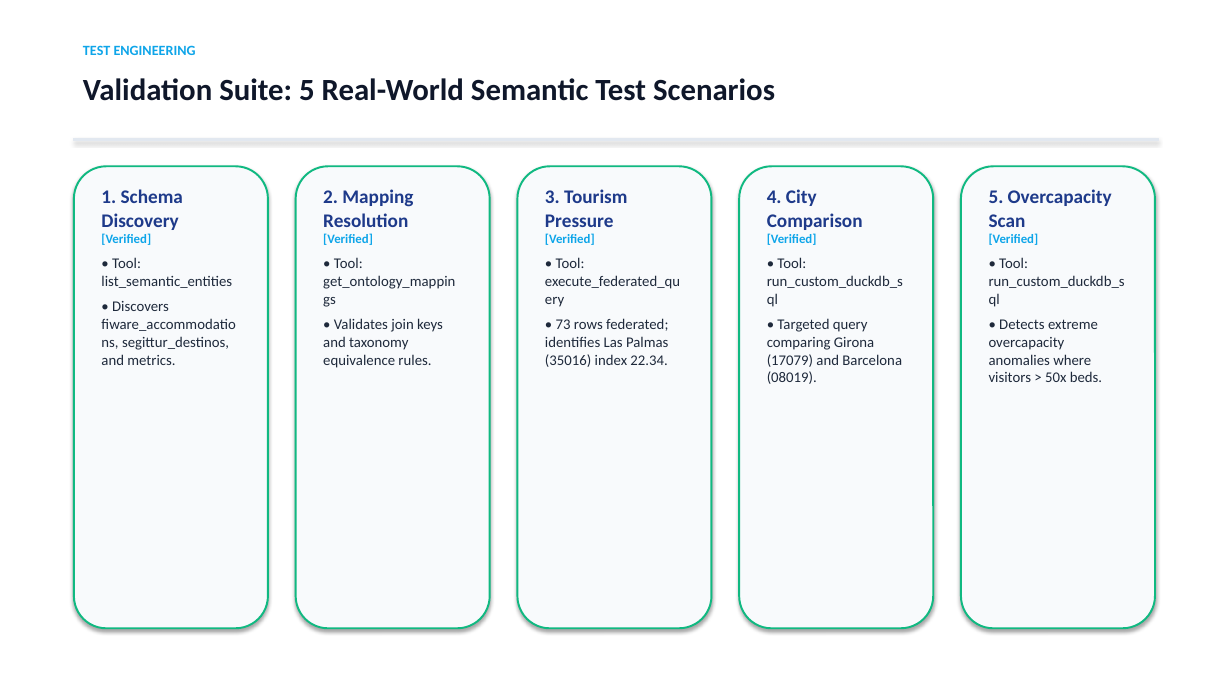
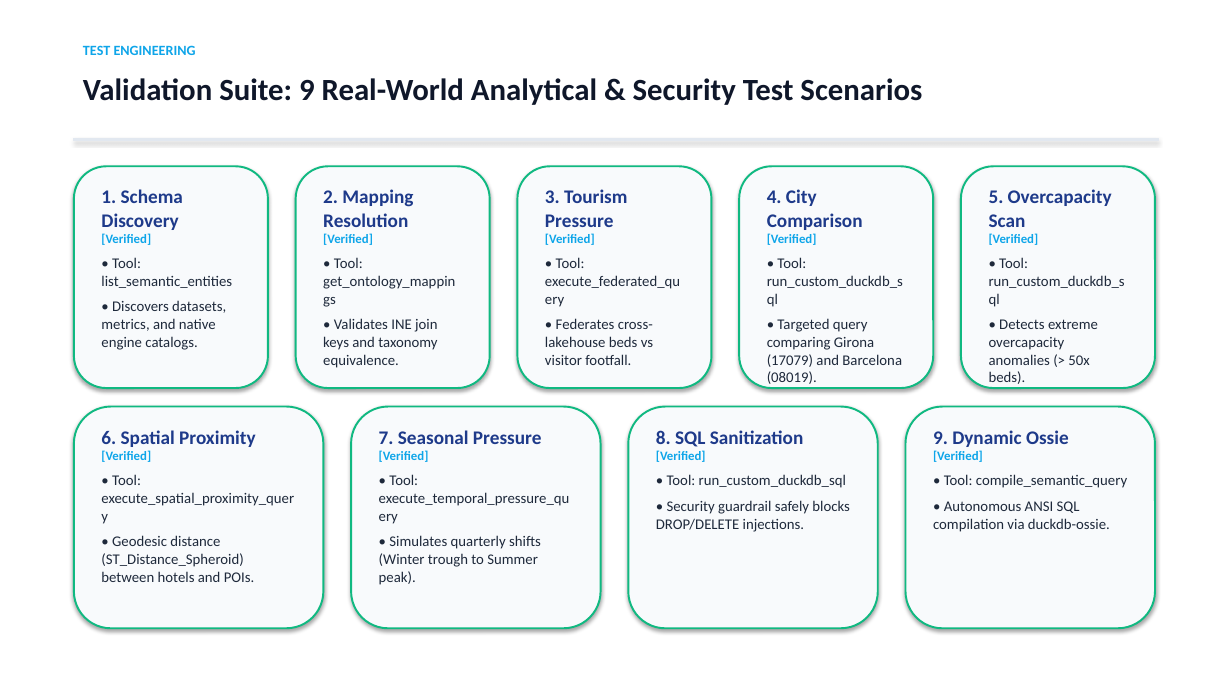
Before and after one commit to EunomiaUPM/DeploytourOnto, a slide deck: slide 12 of DEPLOYTOUR_PoC_Architecture_and_Testing.pptx. Drawn at 1232x693 pixels with LibreOffice and Linux fonts; fonts in the diff are those of the drawing. Boxes give left, top, right and bottom in pixels: in the first picture for what was removed or moved away, otherwise in the second. Text is boxed around its words. In the diff, an @@ line names an element or a change of style, - is before the commit and + after.

Commit message:
feat: implement Phase 1-3 enhancements, expand MCP tools, test suite, and update docs and presentation
- Phase 1: Real LLM tool calling (OpenAI-compatible / Ollama / vLLM) with deterministic fallback and SQL mutation guardrails
- Phase 2: Native Apache Ossie community extension (duckdb-ossie) integration, dynamic query compilation, and modernized semantic model format
- Phase 3: Spatial geodesic proximity (ST_Distance_Spheroid) and seasonal temporal tourism pressure dynamics
- Expanded MCP Server from 4 to 8 tools and Gemma Agent test suite from 5 to 9 scenarios
- Updated README.md, WORKFLOW.md, TESTING.md, DUCKDB_OSSIE_TEST.md, and generated DEPLOYTOUR_PoC_Architecture_and_Testing.pptx

```diff
--- a/DEPLOYTOUR_PoC_Architecture_and_Testing.pptx
+++ b/DEPLOYTOUR_PoC_Architecture_and_Testing.pptx
@@ text at bbox=[83, 78, 922, 105]: text changed @@
-Validation Suite: 5 Real-World Semantic Test Scenarios
+Validation Suite: 9 Real-World Analytical & Security Test Scenarios
@@ rounded rectangle: place and size @@
-rounded rectangle at bbox=[74, 166, 268, 628]
+rounded rectangle at bbox=[74, 166, 268, 388]
@@ rounded rectangle: place and size @@
-rounded rectangle at bbox=[296, 166, 490, 628]
+rounded rectangle at bbox=[296, 166, 490, 388]
@@ rounded rectangle: place and size @@
-rounded rectangle at bbox=[518, 166, 712, 628]
+rounded rectangle at bbox=[518, 166, 712, 388]
@@ rounded rectangle: place and size @@
-rounded rectangle at bbox=[739, 166, 933, 628]
+rounded rectangle at bbox=[739, 166, 933, 388]
@@ rounded rectangle: place and size @@
-rounded rectangle at bbox=[961, 166, 1155, 628]
+rounded rectangle at bbox=[961, 166, 1155, 388]
@@ text at bbox=[101, 300, 226, 350]: text changed @@
-• Discovers fiware_accommodations, segittur_destinos, and metrics.
+• Discovers datasets, metrics, and native engine catalogs.
@@ text at bbox=[323, 318, 437, 368]: text changed @@
-• Validates join keys and taxonomy equivalence rules.
+• Validates INE join keys and taxonomy equivalence.
@@ text at bbox=[545, 318, 653, 365]: text changed @@
-• 73 rows federated; identifies Las Palmas (35016) index 22.34.
+• Federates cross-lakehouse beds vs visitor footfall.
@@ text at bbox=[989, 319, 1098, 384]: text changed @@
-• Detects extreme overcapacity anomalies where visitors > 50x beds.
+• Detects extreme overcapacity anomalies (> 50x beds).
@@ rounded rectangle added at bbox=[74, 407, 323, 628], fill #F8FAFC, outline #10B981 1.5 pt @@
@@ rounded rectangle added at bbox=[351, 407, 601, 628], fill #F8FAFC, outline #10B981 1.5 pt @@
@@ rounded rectangle added at bbox=[628, 407, 878, 628], fill #F8FAFC, outline #10B981 1.5 pt @@
@@ rounded rectangle added at bbox=[906, 407, 1155, 628], fill #F8FAFC, outline #10B981 1.5 pt @@
@@ text added at bbox=[101, 430, 294, 582], 11.5 pt, text #1E293B @@
+6. Spatial Proximity
+[Verified]
+• Tool: execute_spatial_proximity_query
+• Geodesic distance (ST_Distance_Spheroid) between hotels and POIs.
@@ text added at bbox=[379, 430, 570, 585], 11.5 pt, text #1E293B @@
+7. Seasonal Pressure
+[Verified]
+• Tool: execute_temporal_pressure_query
+• Simulates quarterly shifts (Winter trough to Summer peak).
@@ text added at bbox=[656, 430, 850, 532], 11.5 pt, text #1E293B @@
+8. SQL Sanitization
+[Verified]
+• Tool: run_custom_duckdb_sql
+• Security guardrail safely blocks DROP/DELETE injections.
@@ text added at bbox=[933, 430, 1127, 532], 11.5 pt, text #1E293B @@
+9. Dynamic Ossie
+[Verified]
+• Tool: compile_semantic_query
+• Autonomous ANSI SQL compilation via duckdb-ossie.
```
Also in this commit, not shown: 6 other slides changed, 17 other files.
